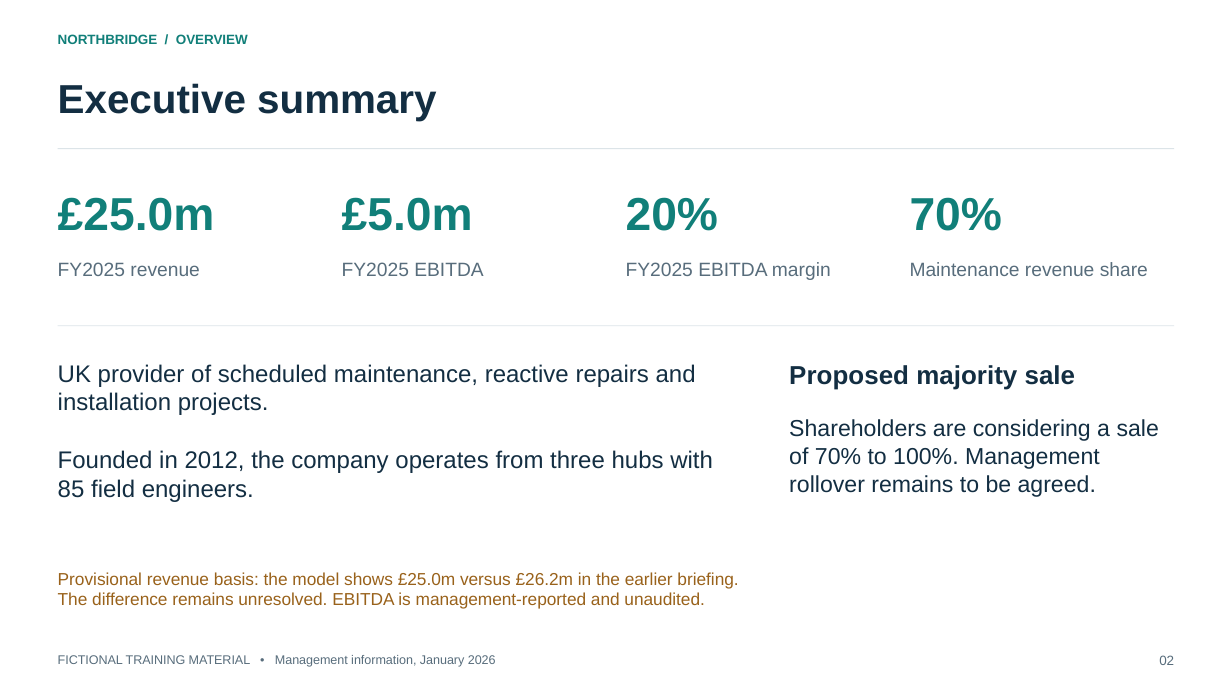
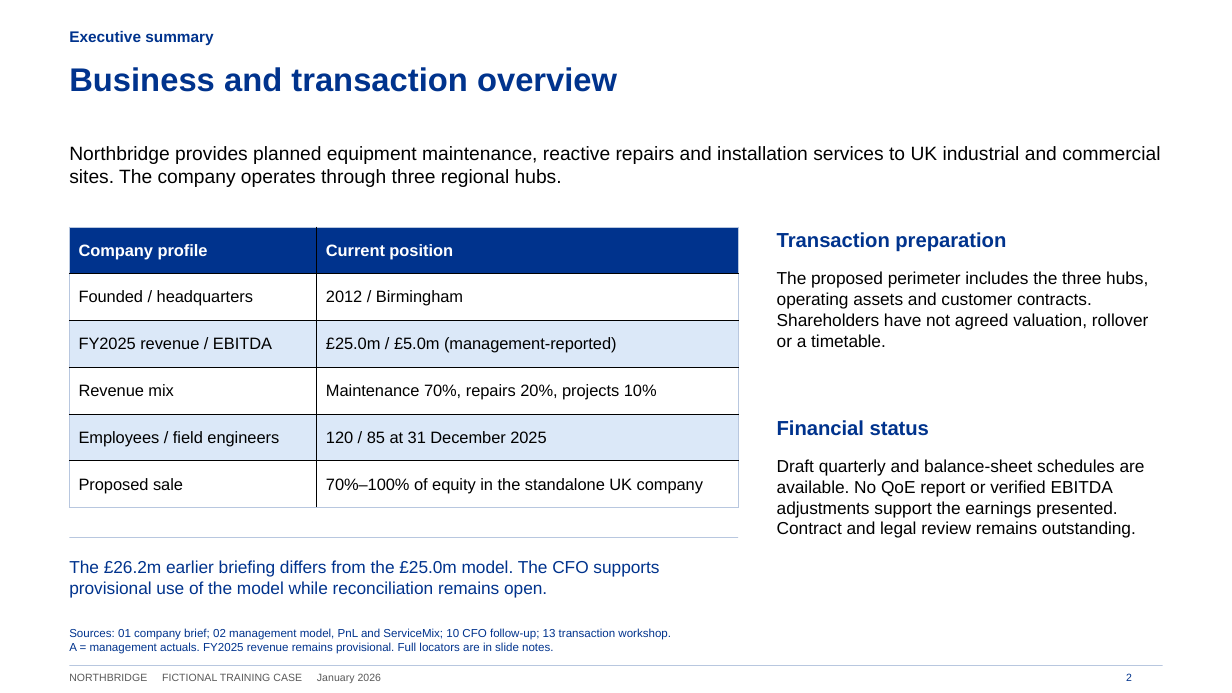
Before and after one commit to fqi2050/IM-Writer, a slide deck: slide 2 of demo-northbridge/outputs/northbridge-im-editable.pptx. Drawn at 1232x693 pixels with LibreOffice and Linux fonts; fonts in the diff are those of the drawing. Boxes give left, top, right and bottom in pixels: in the first picture for what was removed or moved away, otherwise in the second. Text is boxed around its words. In the diff, an @@ line names an element or a change of style, - is before the commit and + after.

Commit message:
Enrich Northbridge sources and redesign full 10-page IM with mandatory report styling

```diff
--- a/demo-northbridge/outputs/northbridge-im-editable.pptx
+++ b/demo-northbridge/outputs/northbridge-im-editable.pptx
@@ text "Executive summary" moved from (x1=58, y1=83, x2=436, y2=121) to (x1=69, y1=31, x2=213, y2=45) @@
@@ text "Executive summary" at (x1=69, y1=31, x2=213, y2=45): size 31.5 to 12 pt, text colour #132E42 to #00338D @@
@@ text at (x1=69, y1=67, x2=617, y2=92): text changed; size 10.5 to 25.5 pt; text colour #117F79 to #00338D @@
-NORTHBRIDGE / OVERVIEW
+Business and transaction overview
@@ rectangle removed at (x1=57, y1=148, x2=1174, y2=149) @@
@@ text added at (x1=69, y1=146, x2=1160, y2=187), 15 pt, text #000000 @@
+Northbridge provides planned equipment maintenance, reactive repairs and installation services to UK industrial and commercial sites. The company operates through three regional hubs.
@@ text removed at (x1=58, y1=197, x2=215, y2=231) @@
-£25.0m
@@ text removed at (x1=342, y1=197, x2=473, y2=231) @@
-£5.0m
@@ text removed at (x1=626, y1=197, x2=718, y2=231) @@
-20%
@@ text removed at (x1=910, y1=197, x2=1002, y2=231) @@
-70%
@@ table added at (x1=69, y1=227, x2=738, y2=508), 6 rows, 2 columns @@
+Company profile | Current position
+Founded / headquarters | 2012 / Birmingham
+FY2025 revenue / EBITDA | £25.0m / £5.0m (management-reported)
+Revenue mix | Maintenance 70%, repairs 20%, projects 10%
+Employees / field engineers | 120 / 85 at 31 December 2025
+Proposed sale | 70%–100% of equity in the standalone UK company
@@ text added at (x1=777, y1=232, x2=1006, y2=252), 15.8 pt, text #00338D, bold @@
+Transaction preparation
@@ text removed at (x1=58, y1=262, x2=200, y2=276) @@
-FY2025 revenue
@@ text removed at (x1=342, y1=262, x2=483, y2=276) @@
-FY2025 EBITDA
@@ text removed at (x1=626, y1=262, x2=831, y2=280) @@
-FY2025 EBITDA margin
@@ text removed at (x1=910, y1=262, x2=1148, y2=276) @@
-Maintenance revenue share
@@ text added at (x1=777, y1=271, x2=1149, y2=347), 13.5 pt, text #000000 @@
+The proposed perimeter includes the three hubs, operating assets and customer contracts. Shareholders have not agreed valuation, rollover or a timetable.
@@ rectangle removed at (x1=57, y1=325, x2=1174, y2=326) @@
@@ text removed at (x1=58, y1=364, x2=713, y2=502) @@
-UK provider of scheduled maintenance, reactive repairs and installation projects.
-Founded in 2012, the company operates from three hubs with 85 field engineers.
@@ text removed at (x1=789, y1=365, x2=1076, y2=390) @@
-Proposed majority sale
@@ text removed at (x1=789, y1=419, x2=1159, y2=497) @@
-Shareholders are considering a sale of 70% to 100%. Management rollover remains to be agreed.
@@ text added at (x1=777, y1=420, x2=929, y2=436), 15.8 pt, text #00338D, bold @@
+Financial status
@@ text added at (x1=777, y1=459, x2=1145, y2=538), 13.5 pt, text #000000 @@
+Draft quarterly and balance-sheet schedules are available. No QoE report or verified EBITDA adjustments support the earnings presented. Contract and legal review remains outstanding.
@@ rectangle added at (x1=69, y1=537, x2=738, y2=538), fill #B8C7DF @@
@@ text added at (x1=69, y1=560, x2=659, y2=598), 13.5 pt, text #00338D @@
+The £26.2m earlier briefing differs from the £25.0m model. The CFO supports provisional use of the model while reconciliation remains open.
@@ text removed at (x1=58, y1=572, x2=738, y2=609) @@
-Provisional revenue basis: the model shows £25.0m versus £26.2m in the earlier briefing.
-The difference remains unresolved. EBITDA is management-reported and unaudited.
@@ text added at (x1=69, y1=628, x2=671, y2=654), 9 pt, text #00338D @@
+Sources: 01 company brief; 02 management model, PnL and ServiceMix; 10 CFO follow-up; 13 transaction workshop.
+A = management actuals. FY2025 revenue remains provisional. Full locators are in slide notes.
@@ text removed at (x1=1159, y1=655, x2=1174, y2=665) @@
-02
@@ text at (x1=69, y1=673, x2=382, y2=683): text changed; size 9.8 to 8.2 pt; text colour #586D7C to #595959 @@
-FICTIONAL TRAINING MATERIAL • Management information, January 2026
+NORTHBRIDGE FICTIONAL TRAINING CASE January 2026
@@ rectangle added at (x1=69, y1=665, x2=1163, y2=666), fill #B8C7DF @@
@@ text added at (x1=1126, y1=673, x2=1132, y2=681), 8.2 pt, text #00338D @@
+2
```
Also in this commit, not shown: 3 other slides changed, 6 slides added, 6 slides removed, 41 other files.
